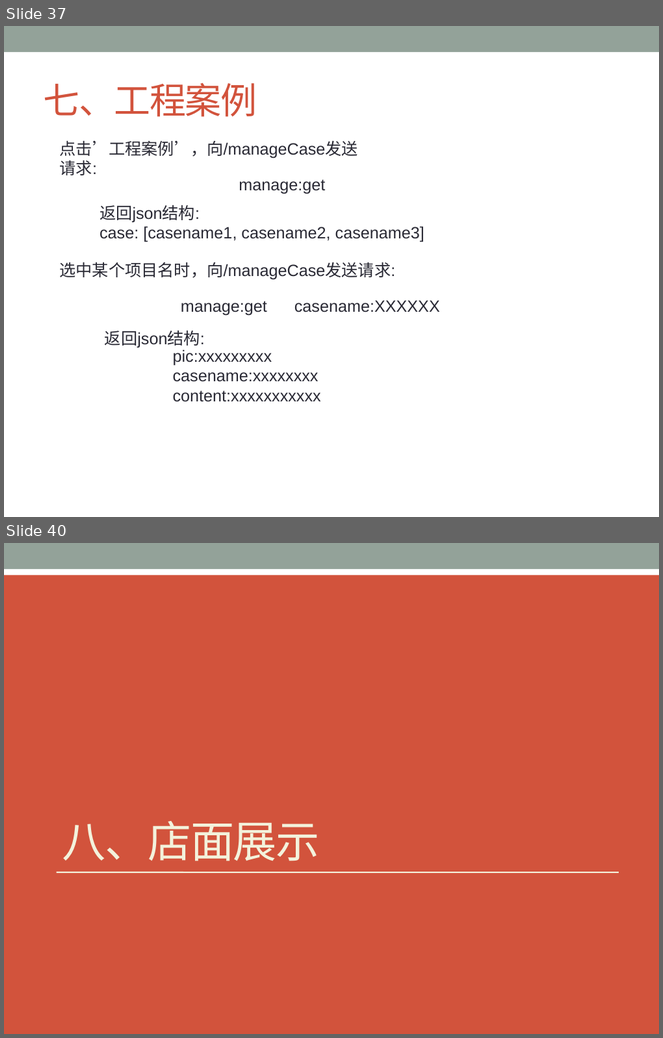
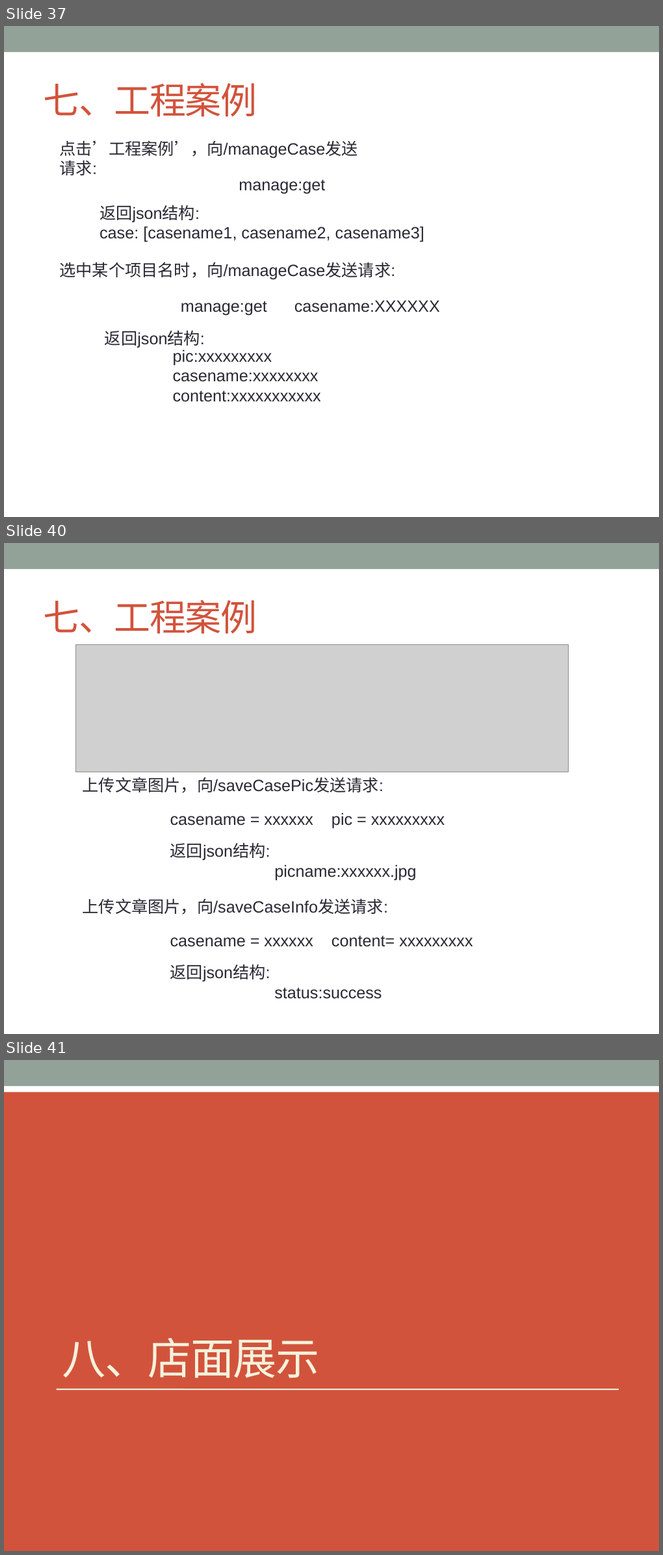
Before and after one commit to ChanSeaThink/LULLGREE, a slide deck: ZSGree前后端逻辑及接口.pptx. Shown one above the other, each under a label of ours: slides 37 and 40 before the commit, slides 37, 40 and 41 after it; the slides between them are not shown. The pictures are 663x1038 and 663x1555 pixels, drawn with LibreOffice and Linux fonts; fonts in the diff are those of the drawing; grey boxes stand for pictures. Boxes give left, top, right and bottom in pixels: in the first picture for what was removed or moved away, otherwise in the second. Text is boxed around its words. In the diff, an @@ line names an element or a change of style, - is before the commit and + after.

```diff
--- a/ZSGree前后端逻辑及接口.pptx
+++ b/ZSGree前后端逻辑及接口.pptx
@@ slide 40 added at bbox=[4, 543, 659, 1034], background #FFFFFF; not listed: 1 template element that a slide beside it also shows @@
@@ title added at bbox=[43, 600, 257, 634], 40 pt, text #D2533C @@
+七、工程案例
@@ picture added at bbox=[76, 644, 568, 772] @@
@@ text added at bbox=[83, 777, 384, 793], 18 pt, text #292934 @@
+上传文章图片，向/saveCasePic发送请求:
@@ text added at bbox=[170, 813, 445, 828], 18 pt, text #292934 @@
+casename = xxxxxx pic = xxxxxxxxx
@@ text added at bbox=[170, 843, 416, 880], 18 pt, text #292934 @@
+返回json结构:
+picname:xxxxxx.jpg
@@ text added at bbox=[83, 899, 388, 915], 18 pt, text #292934 @@
+上传文章图片，向/saveCaseInfo发送请求:
@@ text added at bbox=[170, 936, 473, 947], 18 pt, text #292934 @@
+casename = xxxxxx content= xxxxxxxxx
@@ text added at bbox=[170, 964, 382, 999], 18 pt, text #292934 @@
+返回json结构:
+status:success
@@ what was slide 40 is now slide 41 @@
```
Also in this commit, not shown: 3 slides changed, 3 other slides added, 2 slides removed, 3 other files.
